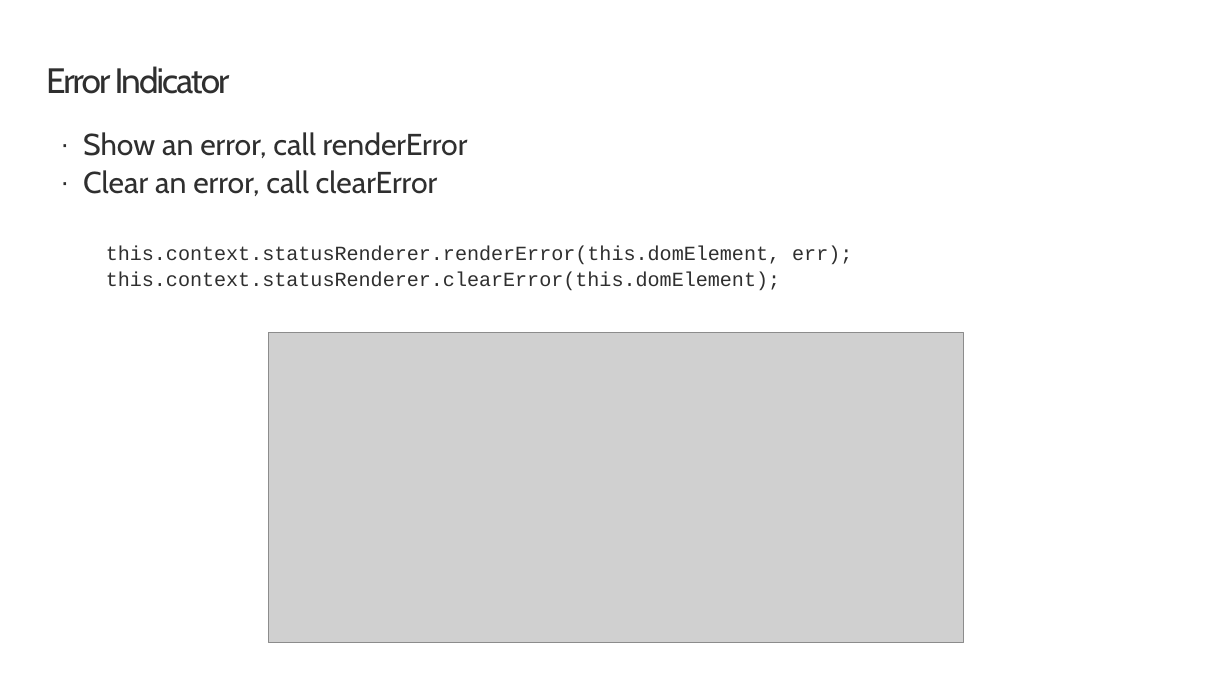
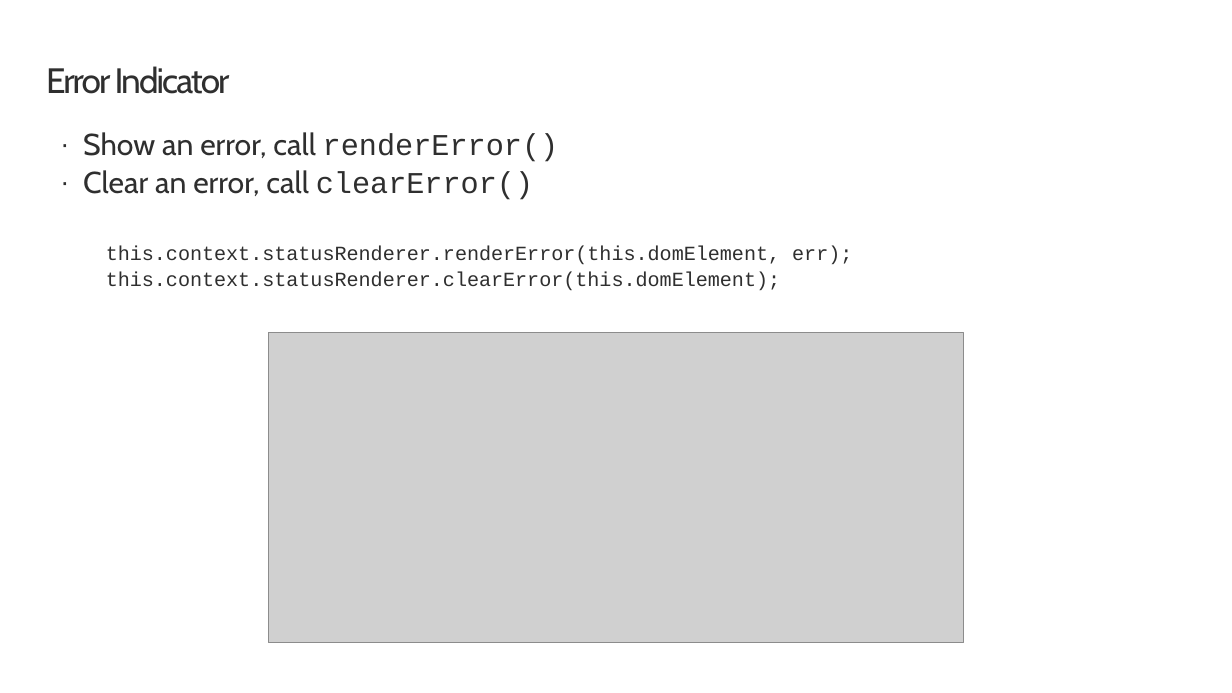
Before and after one commit to renahorton218/SharePoint-spfx-web-parts, a slide deck: slide 6 of 03-spfxapi.pptx. Drawn at 1232x693 pixels with LibreOffice and Linux fonts; fonts in the diff are those of the drawing; grey boxes stand for pictures; background and template pictures are left out. Boxes give left, top, right and bottom in pixels: in the first picture for what was removed or moved away, otherwise in the second. Text is boxed around its words. In the diff, an @@ line names an element or a change of style, - is before the commit and + after.

```diff
--- a/03-spfxapi.pptx
+++ b/03-spfxapi.pptx
@@ text at [83,132,559,200]: text changed @@
-· Show an error, call renderError
-· Clear an error, call clearError
+· Show an error, call renderError()
+· Clear an error, call clearError()
```
Also in this commit, not shown: 5 other slides changed, 39 other files.
